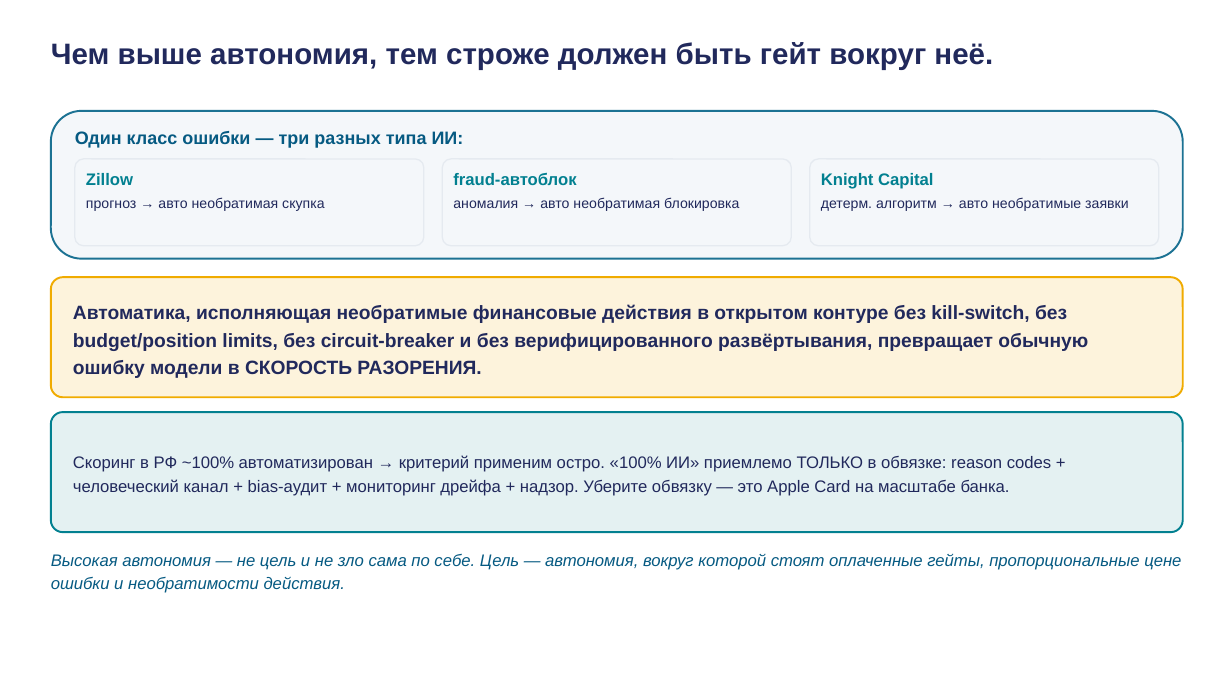
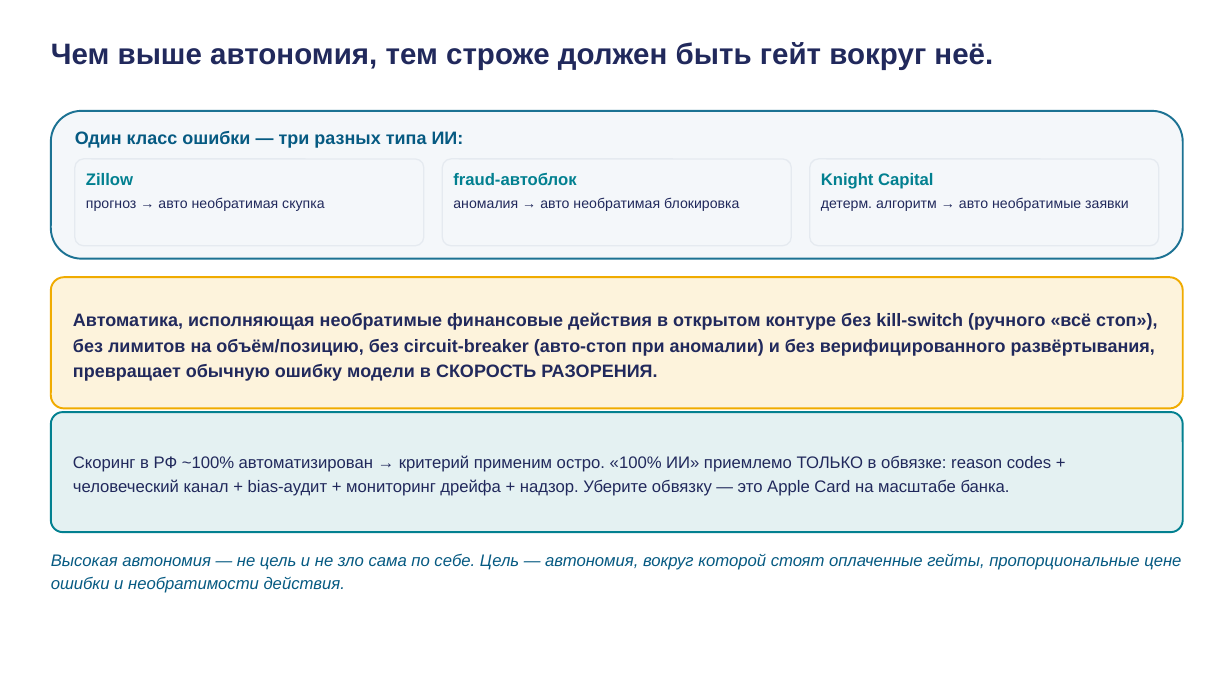
Before and after one commit to tellina-study/AI-usage-lessons, a slide deck: slide 20 of library/lectures/lec-05/rendered/lec-05.pptx. Drawn at 1232x693 pixels with LibreOffice and Linux fonts; fonts in the diff are those of the drawing. Boxes give left, top, right and bottom in pixels: in the first picture for what was removed or moved away, otherwise in the second. Text is boxed around its words. In the diff, an @@ line names an element or a change of style, - is before the commit and + after.

```diff
--- a/library/lectures/lec-05/rendered/lec-05.pptx
+++ b/library/lectures/lec-05/rendered/lec-05.pptx
@@ rounded rectangle: place and size @@
-rounded rectangle at bbox=[51, 277, 1183, 397]
+rounded rectangle at bbox=[51, 277, 1183, 409]
@@ text at bbox=[73, 312, 1157, 381]: text changed; size 15 to 14 pt @@
-Автоматика, исполняющая необратимые финансовые действия в открытом контуре без kill-switch, без budget/position limits, без circuit-breaker и без верифицированного развёртывания, превращает обычную ошибку модели в СКОРОСТЬ РАЗОРЕНИЯ.
+Автоматика, исполняющая необратимые финансовые действия в открытом контуре без kill-switch (ручного «всё стоп»), без лимитов на объём/позицию, без circuit-breaker (авто-стоп при аномалии) и без верифицированного развёртывания, превращает обычную ошибку модели в СКОРОСТЬ РАЗОРЕНИЯ.
```
Also in this commit, not shown: 16 other slides changed, 1 slide added, 1 slide removed, 35 other files.
